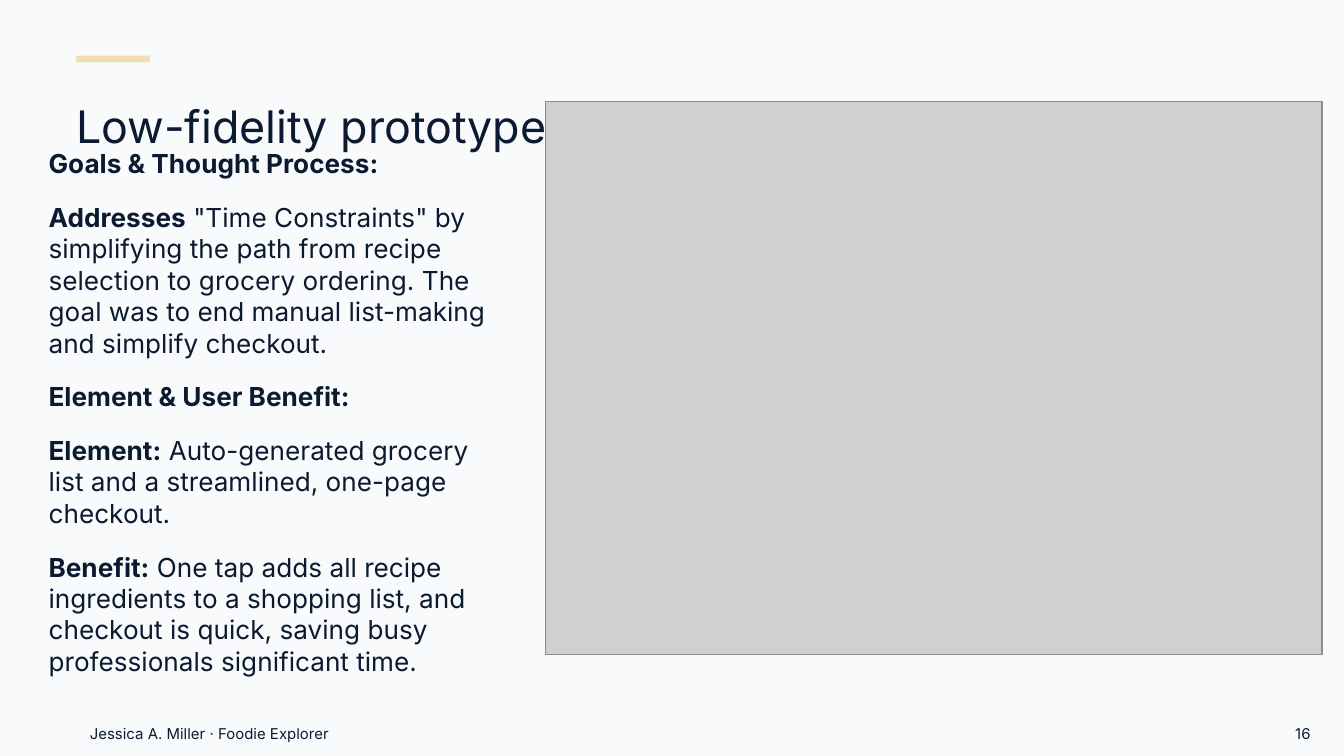
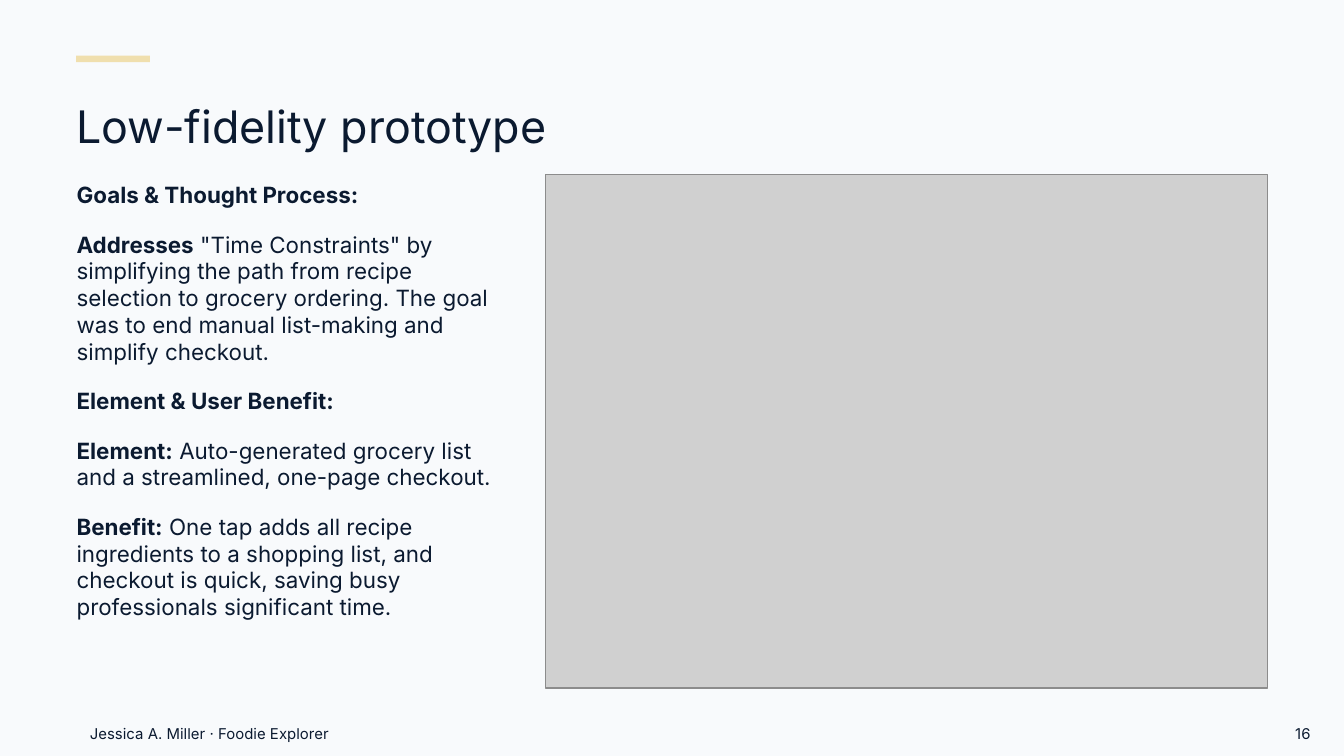
Before and after one commit to Millrjess/millrjess.github.io, a slide deck: slide 16 of assets/presentations/Foodie_Explorer_Case_Study_Professional.pptx. Drawn at 1344x756 pixels with LibreOffice and Linux fonts; fonts in the diff are those of the drawing; grey boxes stand for pictures. Boxes give left, top, right and bottom in pixels: in the first picture for what was removed or moved away, otherwise in the second. Text is boxed around its words. In the diff, an @@ line names an element or a change of style, - is before the commit and + after.

```diff
--- a/assets/presentations/Foodie_Explorer_Case_Study_Professional.pptx
+++ b/assets/presentations/Foodie_Explorer_Case_Study_Professional.pptx
@@ text "Goals & Thought Process:": place and size @@
-text "Goals & Thought Process:" at [49, 152, 485, 677]
+text "Goals & Thought Process:" at [77, 186, 491, 620]
@@ text "Goals & Thought Process:" at [77, 186, 491, 620]: size 14 to 12 pt @@
@@ picture: place and size @@
-picture at [546, 102, 1322, 655]
+picture at [546, 175, 1267, 688]
```
Also in this commit, not shown: 7 other slides changed.
